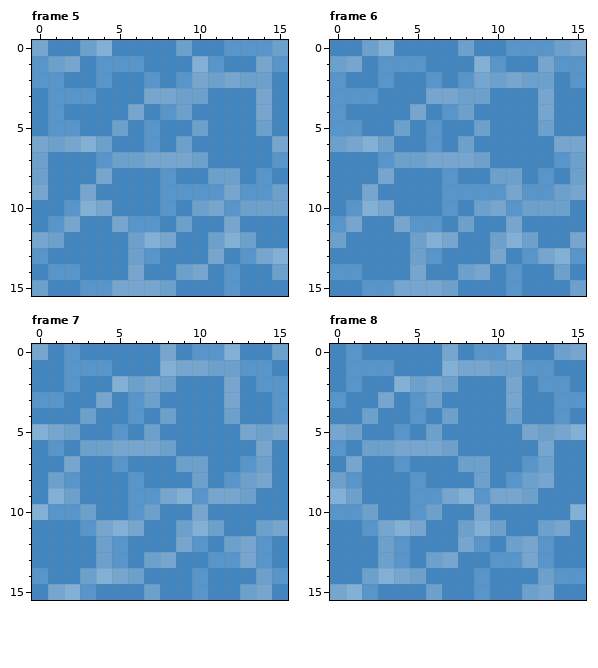
File history of a pixel-art file, Shallow Depths/Assets/AsepriteRelated/WaterTile.aseprite. Above, as it was before the edit.
16x16 pixels, 16 frames. Colours within 5 levels of each other are drawn and written as one. Shown: frame 5, frame 6, frame 7, frame 8. The commit also changed other frames, which this record leaves out.
The result:
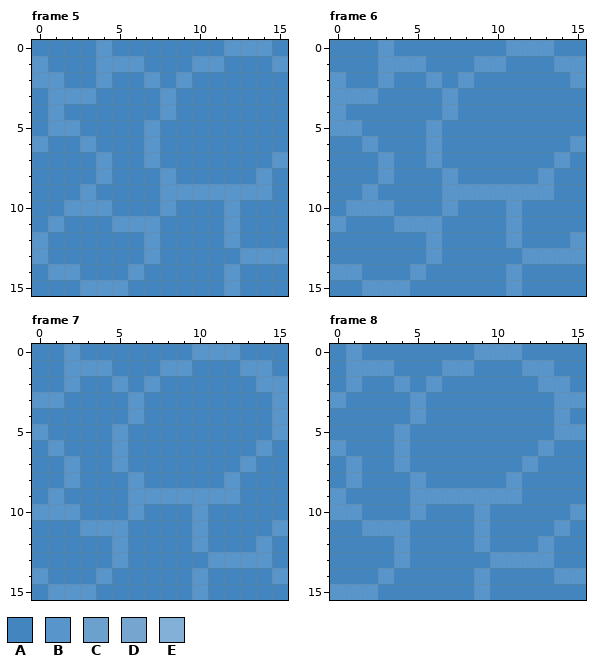
Palette (. is transparent): A #4285bf  B #5895cb  C #6da1cd  D #76a6cf  E #83b0d6
Difference:
layer "Layer 2" now hidden
--- frame 5
@@ x 0..15 @@
- 0 DAACEAAAACAABBBC
- 1 BCDABBBAAAEBAADB
- 2 BBAABAABABDCDCCA
- 3 ABBBAAADDCCAAADA
- 4 ABAAAADABCAAAADA
- 5 ABBAACABAACAAACA
- 6 DCDECAABACAAAAAD
- 7 CAAABCCDDDCAAAAB
- 8 CAAADAAABAACCABA
- 9 DAADAAAABBBBDBBC
-10 AABEDAAABACDBCCC
-11 ABDAADBBACAADAAA
-12 DCAAAACEDAACECAA
-13 BAAAAACBAAADABDE
-14 ABBAAADAACDABAAC
-15 CAABBDDDCAAABAAA
+ 0 AAAABAAAAAAABBBA
+ 1 BAAABBBAAABBAAAB
+ 2 BBAABAABABAAAAAA
+ 3 ABBBAAAABAAAAAAA
+ 4 ABAAAAAABAAAAAAA
+ 5 ABBAAAABAAAAAAAA
+ 6 BAABAAABAAAAAAAA
+ 7 AAAABAABAAAAAAAB
+ 8 AAAABAAABAAAAABA
+ 9 AAABAAAABBBBBBBA
+10 AABBBAAABAAABAAA
+11 ABAAABBBAAAABAAA
+12 BAAAAAABAAAABAAA
+13 BAAAAAABAAAAABBB
+14 ABBAAABAAAAABAAA
+15 AAABBBAAAAAABAAA
--- frame 6
@@ x 0..15 @@
- 0 AACEAAAACAABBBCD
- 1 CDABBBAAAEBAADBB
- 2 BAABAABABDCDCCAB
- 3 BBBAAADDCCAAADAA
- 4 BAAAADABCAAAADAA
- 5 BBAACABAACAAACAA
- 6 CDECAABACAAAAADD
- 7 AAABCCDDDCAAAABC
- 8 AAADAAABAACCABAC
- 9 AADAAAABBBBDBBCD
-10 ABEDAAABACDBCCCA
-11 BDAADBBACAADAAAA
-12 CAAAACEDAACECAAD
-13 AAAAACBAAADABDEB
-14 BBAAADAACDABAACA
-15 AABBDDDCAAABAAAC
+ 0 AAABAAAAAAABBBAA
+ 1 AAABBBAAABBAAABB
+ 2 BAABAABABAAAAAAB
+ 3 BBBAAAABAAAAAAAA
+ 4 BAAAAAABAAAAAAAA
+ 5 BBAAAABAAAAAAAAA
+ 6 AABAAABAAAAAAAAB
+ 7 AAABAABAAAAAAABA
+ 8 AAABAAABAAAAABAA
+ 9 AABAAAABBBBBBBAA
+10 ABBBAAABAAABAAAA
+11 BAAABBBAAAABAAAA
+12 AAAAAABAAAABAAAB
+13 AAAAAABAAAAABBBB
+14 BBAAABAAAAABAAAA
+15 AABBBAAAAAABAAAA
--- frame 7
@@ x 0..15 @@
- 0 DABAAAAADABBEAAC
- 1 AABBBAAAEDDCCBBA
- 2 AABAAECDCAAADABB
- 3 BBAADABCAAAADAAB
- 4 AAACAABACAAACAAB
- 5 EDCAABACAAAAADCD
- 6 ABACCDDDCAAAAADA
- 7 AADAABAAACCAABCA
- 8 ACBAAABAAACABCDA
- 9 AECAAABBDEBDDCAA
-10 EBBCAABCAADAAAAA
-11 AAABDEDAACECAACD
-12 AAAACBAAADBACDBA
-13 AAAACBACDAABBDBA
-14 BAACEDCAAABAAACB
-15 ADEBAAACAABAACDA
+ 0 AABAAAAAAABBBAAA
+ 1 AABBBAAABBAAABBA
+ 2 AABAABABAAAAAABB
+ 3 BBAAAABAAAAAAAAB
+ 4 AAAAAABAAAAAAAAB
+ 5 BAAAABAAAAAAAAAB
+ 6 ABAAABAAAAAAAABA
+ 7 AABAABAAAAAAABAA
+ 8 AABAAABAAAAABAAA
+ 9 ABAAAABBBBBBBAAA
+10 BBBAAABAAABAAAAA
+11 AAABBBAAAABAAAAB
+12 AAAAABAAAABAAABA
+13 AAAAABAAAAABBBBA
+14 BAAABAAAAABAAAAB
+15 ABBBAAAAAABAAAAA
--- frame 8
@@ x 0..15 @@
- 0 ABAAAAADABBEAACD
- 1 ABBBAAAEDDCCBBAA
- 2 ABAAECDCAAADABBA
- 3 BAADABCAAAADAABB
- 4 AACAABACAAACAABA
- 5 DCAABACAAAAADCDE
- 6 BACCDDDCAAAAADAA
- 7 ADAABAAACCAABCAA
- 8 CBAAABAAACABCDAA
- 9 ECAAABBDEBDDCAAA
-10 BBCAABCAADAAAAAE
-11 AABDEDAACECAACDA
-12 AAACBAAADBACDBAA
-13 AAACBACDAABBDBAA
-14 AACEDCAAABAAACBB
-15 DEBAAACAABAACDAA
+ 0 ABAAAAAAABBBAAAA
+ 1 ABBBAAABBAAABBAA
+ 2 ABAABABAAAAAABBA
+ 3 BAAAABAAAAAAAABB
+ 4 AAAAABAAAAAAAABA
+ 5 AAAABAAAAAAAAABB
+ 6 BAAABAAAAAAAABAA
+ 7 ABAABAAAAAAABAAA
+ 8 ABAAABAAAAABAAAA
+ 9 BAAAABBBBBBBAAAA
+10 BBAAABAAABAAAAAB
+11 AABBBAAAABAAAABA
+12 AAAABAAAABAAABAA
+13 AAAABAAAAABBBBAA
+14 AAABAAAAABAAAABB
+15 BBBAAAAAABAAAAAA
Pixel boxes of the changes (left, top, right, bottom) in both pictures:
changed: (32, 40, 288, 296)
changed: (330, 40, 586, 296)
changed: (32, 344, 288, 600)
changed: (330, 344, 586, 600)
